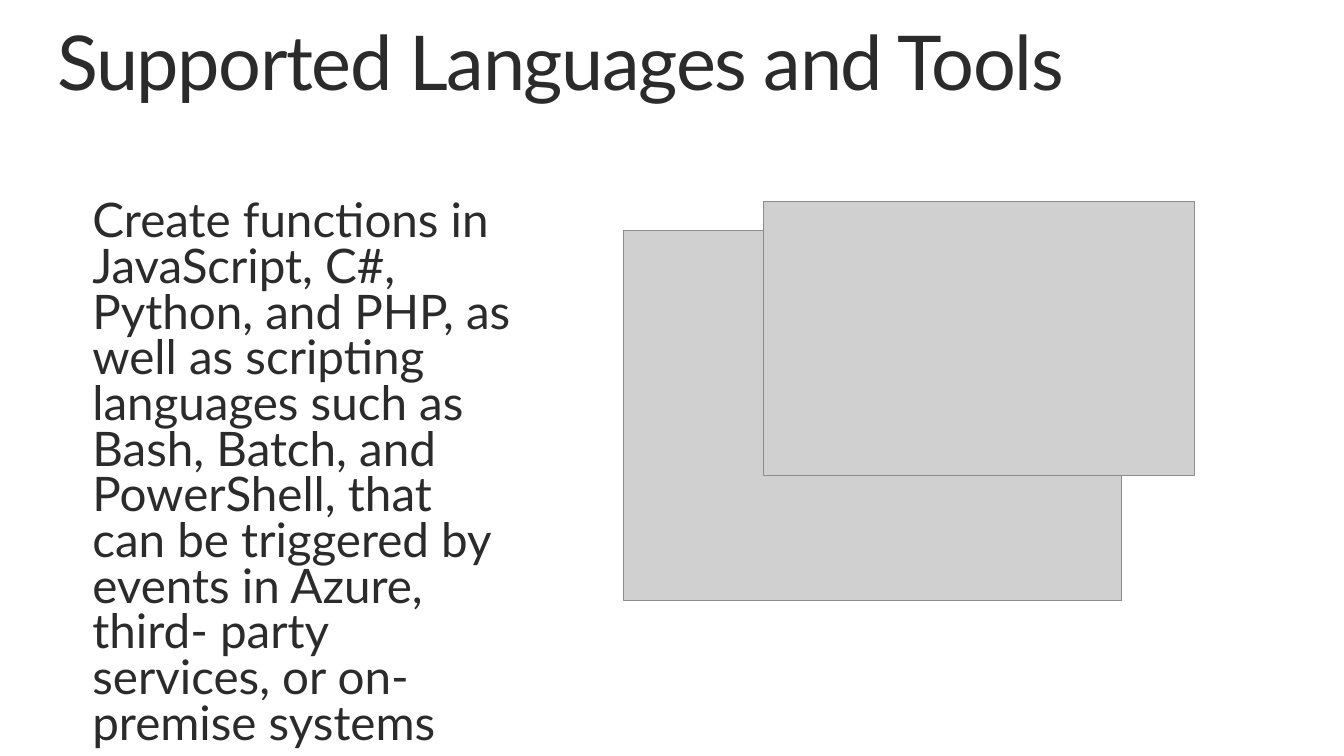
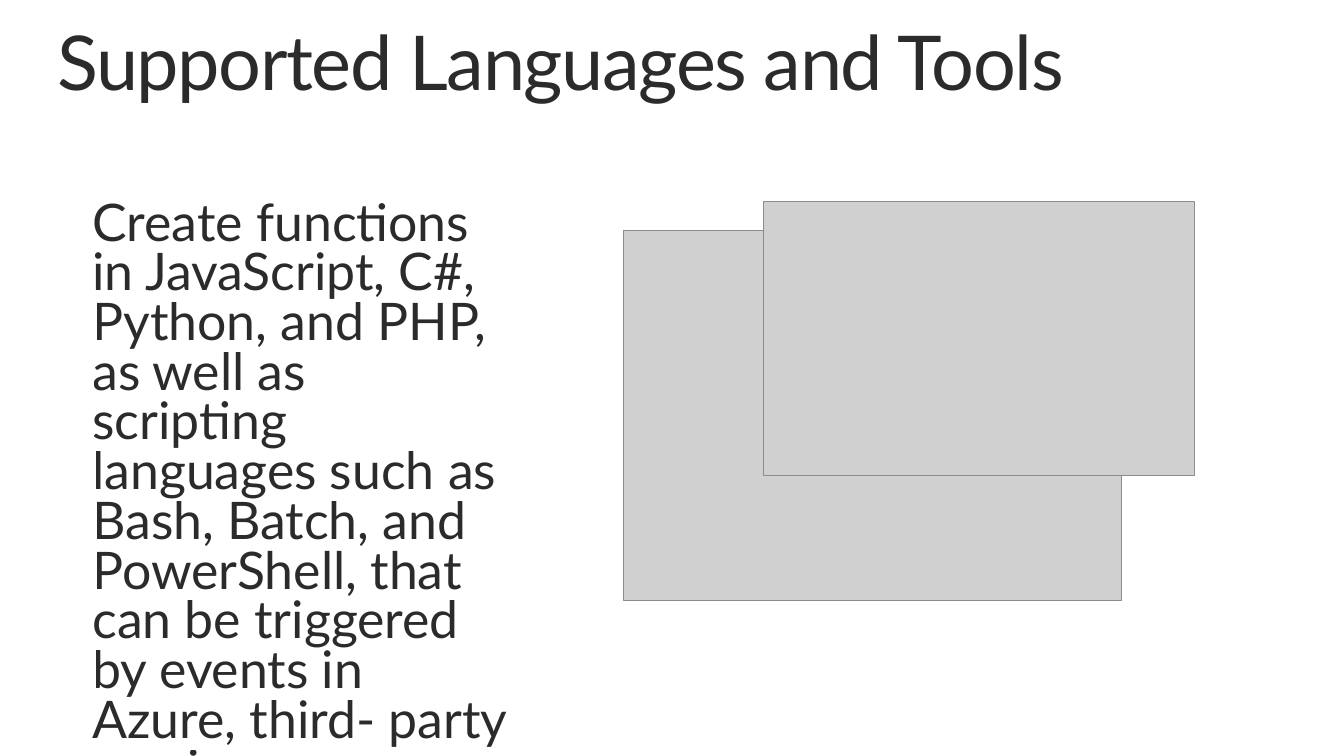
Before and after one commit to MSRConnections/Azure-training-course, a slide deck: slide 3 of Content/Functions/Azure Functions.pptx. Drawn at 1344x756 pixels with LibreOffice and Linux fonts; fonts in the diff are those of the drawing; grey boxes stand for pictures. Boxes give left, top, right and bottom in pixels: in the first picture for what was removed or moved away, otherwise in the second. Text is boxed around its words. In the diff, an @@ line names an element or a change of style, - is before the commit and + after.

Commit message:
Added Node version of Azure Functions lab

```diff
--- a/Content/Functions/Azure Functions.pptx
+++ b/Content/Functions/Azure Functions.pptx
@@ text "Create functions in JavaScript, C#, ..." at (92,203,508,747): size 34 to 37 pt @@
```
Also in this commit, not shown: 3 other slides changed, 9 other files.
